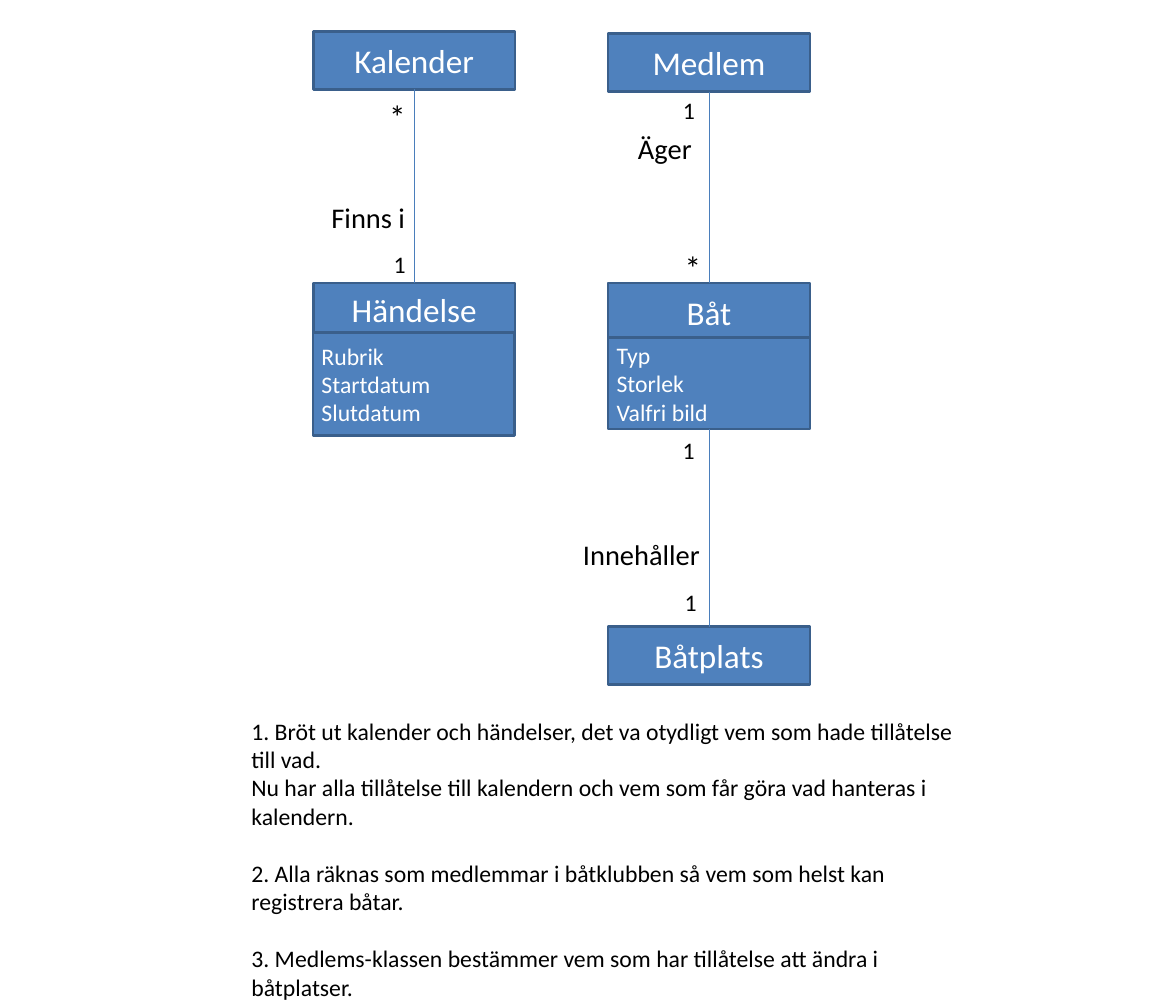
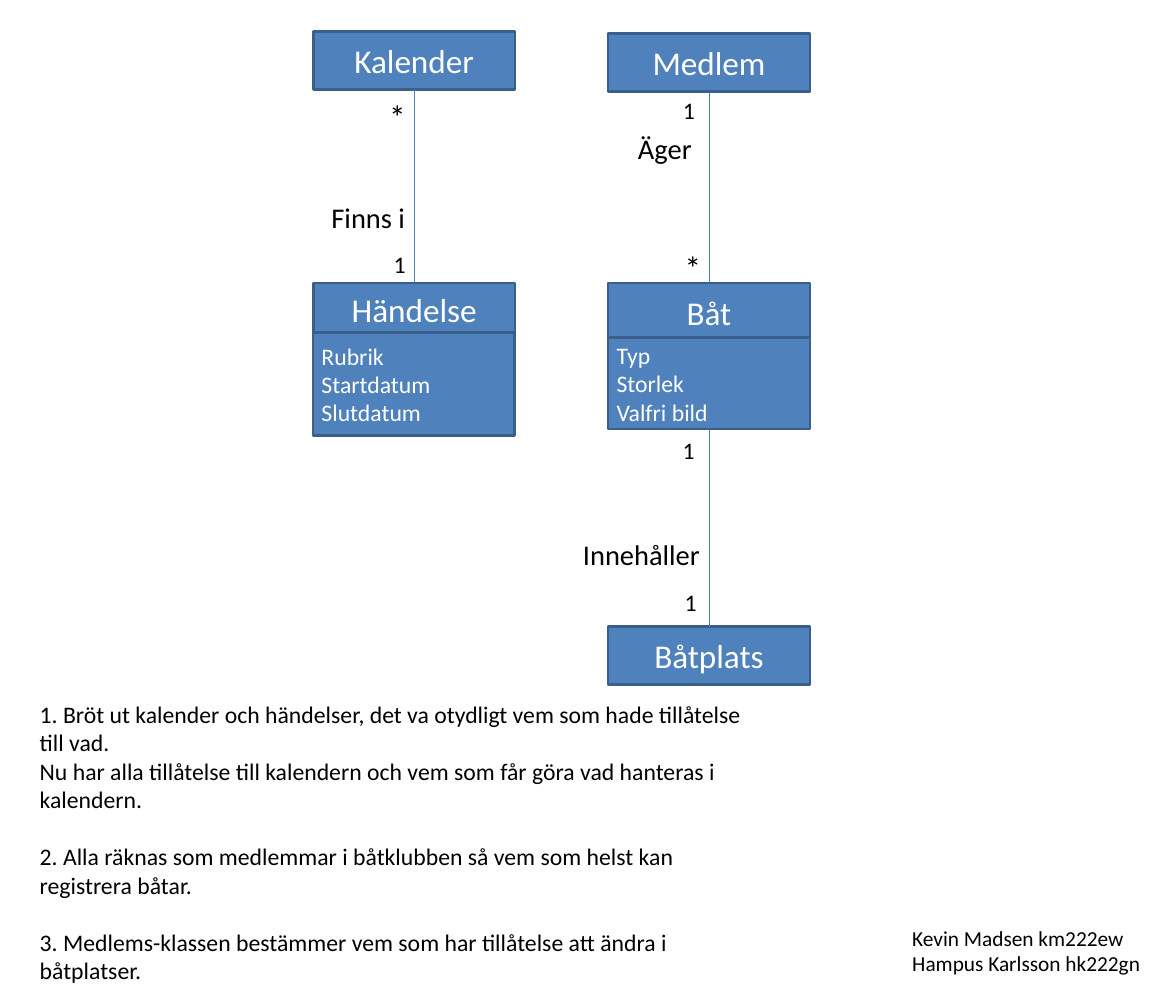
Before and after one commit to km222ew/1DV407-Workshops, a slide deck: slide 1 of Workshop 1 Grade 3 .pptx. Drawn at 1176x1008 pixels with LibreOffice and Linux fonts; fonts in the diff are those of the drawing. Boxes give left, top, right and bottom in pixels: in the first picture for what was removed or moved away, otherwise in the second. Text is boxed around its words. In the diff, an @@ line names an element or a change of style, - is before the commit and + after.

Commit message:
la till namn i fil

```diff
--- a/Workshop 1 Grade 3 .pptx
+++ b/Workshop 1 Grade 3 .pptx
@@ text "1. Bröt ut kalender och ...": place and size @@
-text "1. Bröt ut kalender och ..." at [251, 723, 952, 1000]
+text "1. Bröt ut kalender och ..." at [40, 706, 740, 983]
@@ text added at [912, 931, 1139, 975], 18 pt, text #000000 @@
+Kevin Madsen km222ew
+Hampus Karlsson hk222gn
```
Also in this commit, not shown: 2 other files.
